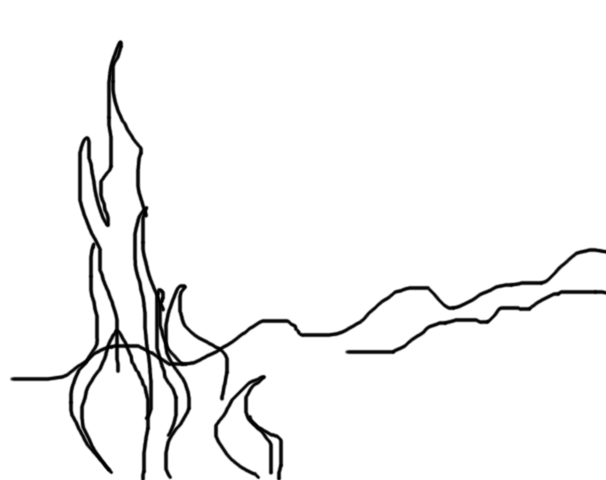
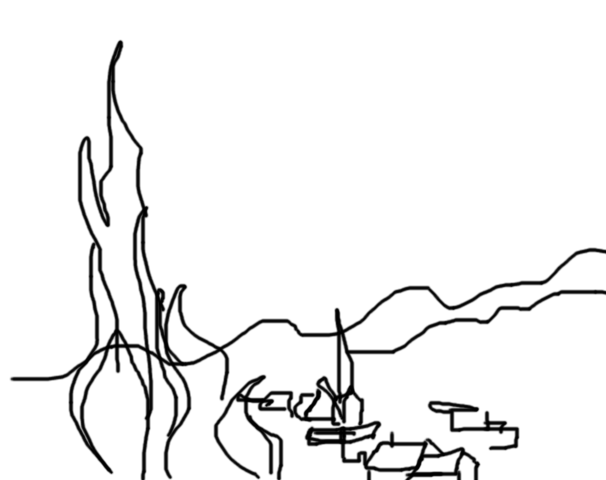
Comparing the layer stacks of the two w=606, h=480 images. Changes:
painted on "landscape" over (235, 307, 520, 480)
